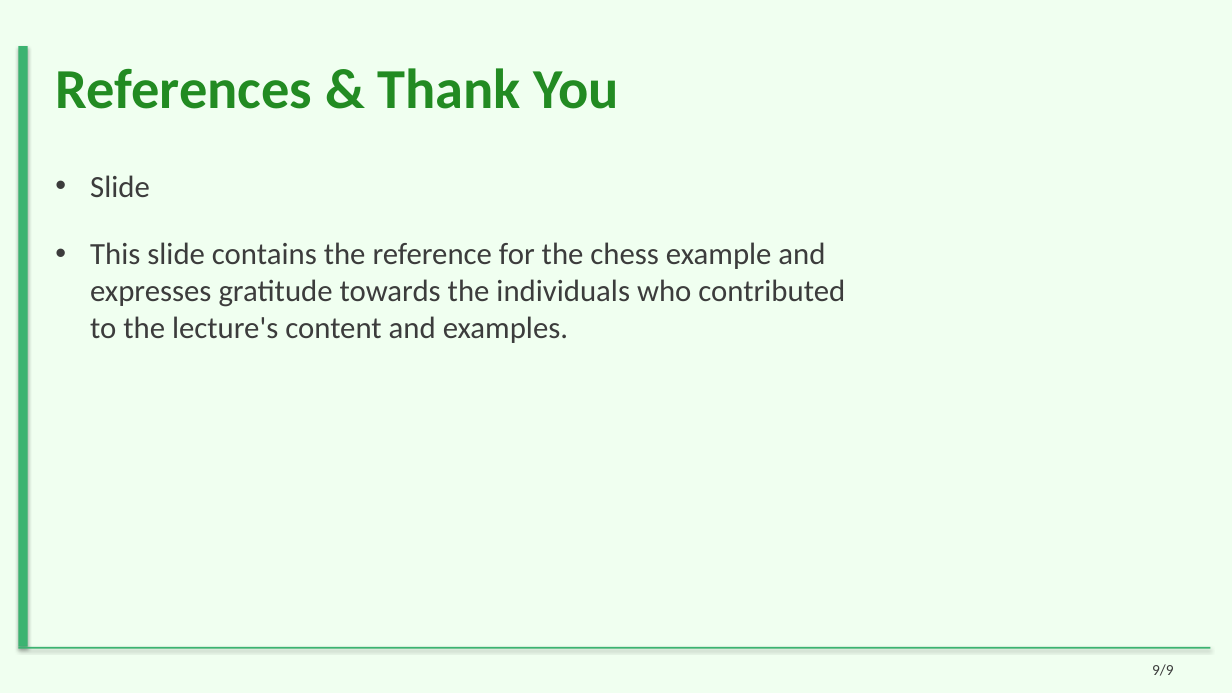
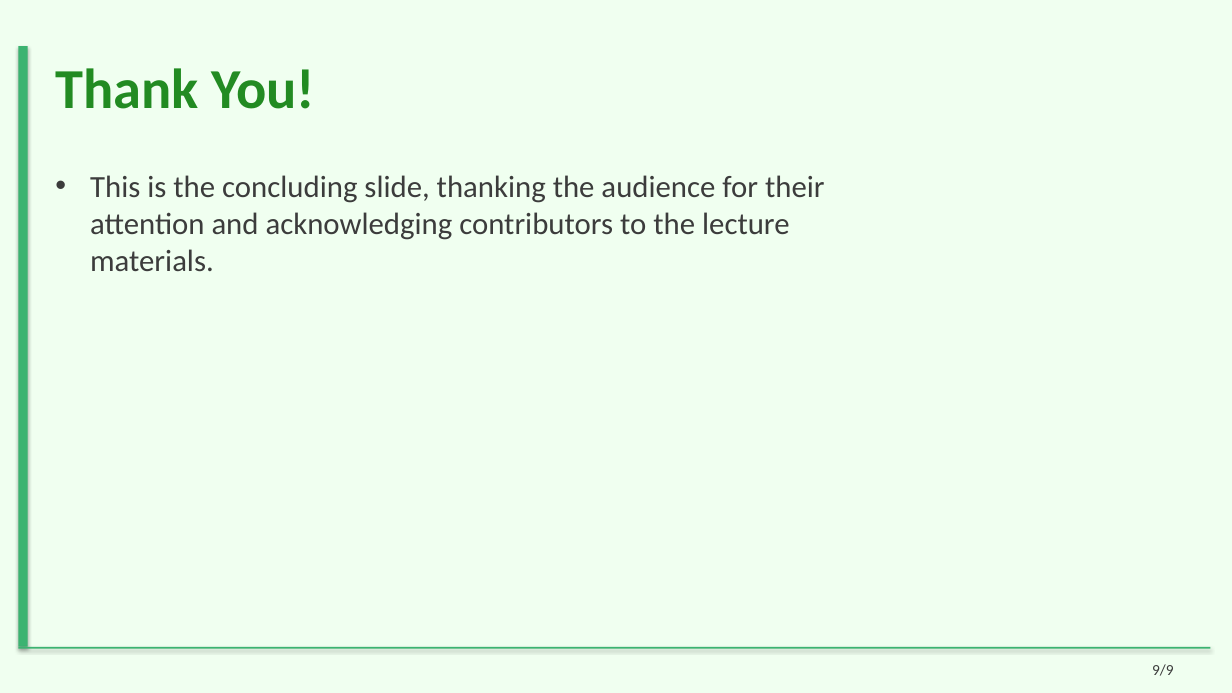
Before and after one commit to sanskarsri26/pdf-to-lecture, a slide deck: slide 9 of Styled_Slides.pptx. Drawn at 1232x693 pixels with LibreOffice and Linux fonts; fonts in the diff are those of the drawing. Boxes give left, top, right and bottom in pixels: in the first picture for what was removed or moved away, otherwise in the second. Text is boxed around its words. In the diff, an @@ line names an element or a change of style, - is before the commit and + after.

```diff
--- a/Styled_Slides.pptx
+++ b/Styled_Slides.pptx
@@ title at (x1=55, y1=68, x2=316, y2=109): text changed @@
-References & Thank You
+Thank You!
@@ text at (x1=90, y1=175, x2=825, y2=272): text changed @@
-• Slide
-• This slide contains the reference for the chess example and expresses gratitude towards the individuals who contributed to the lecture's content and examples.
+• This is the concluding slide, thanking the audience for their attention and acknowledging contributors to the lecture materials.
```
Also in this commit, not shown: 7 other slides changed, 1 slide added, 1 slide removed, 21 other files.
